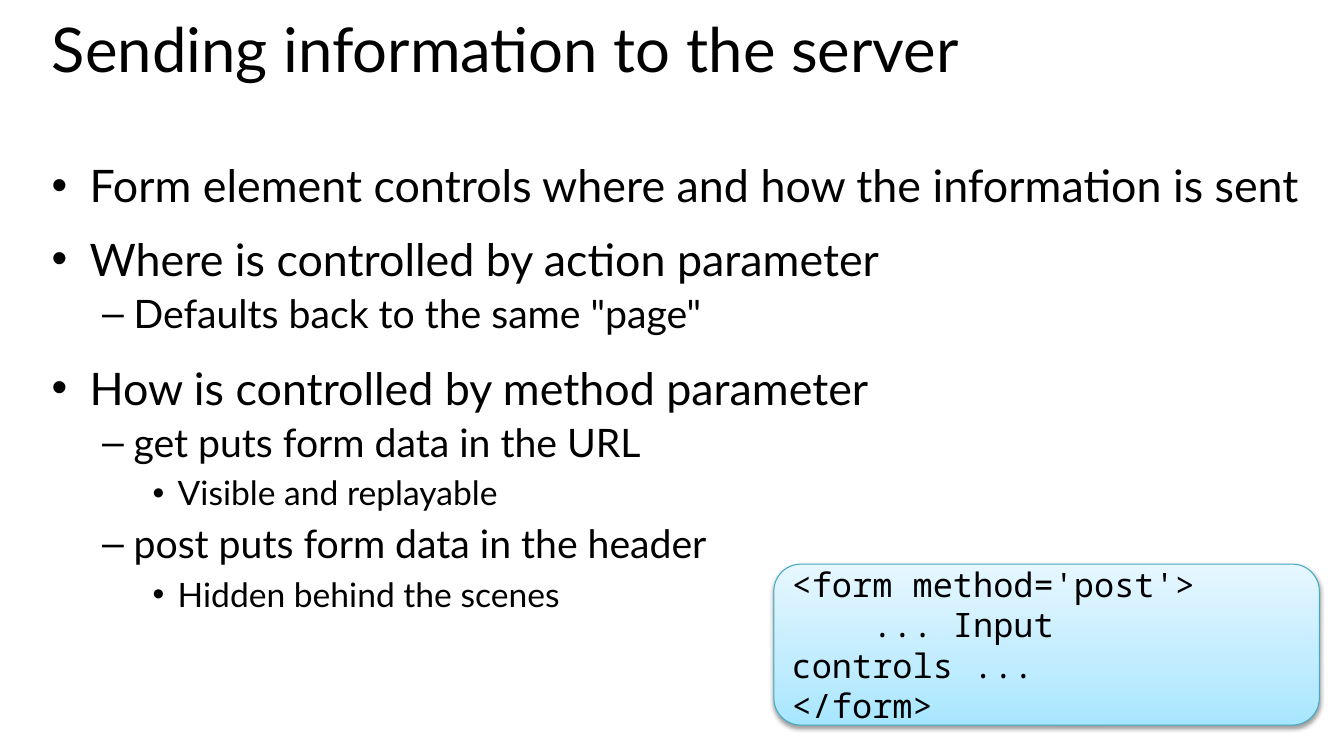
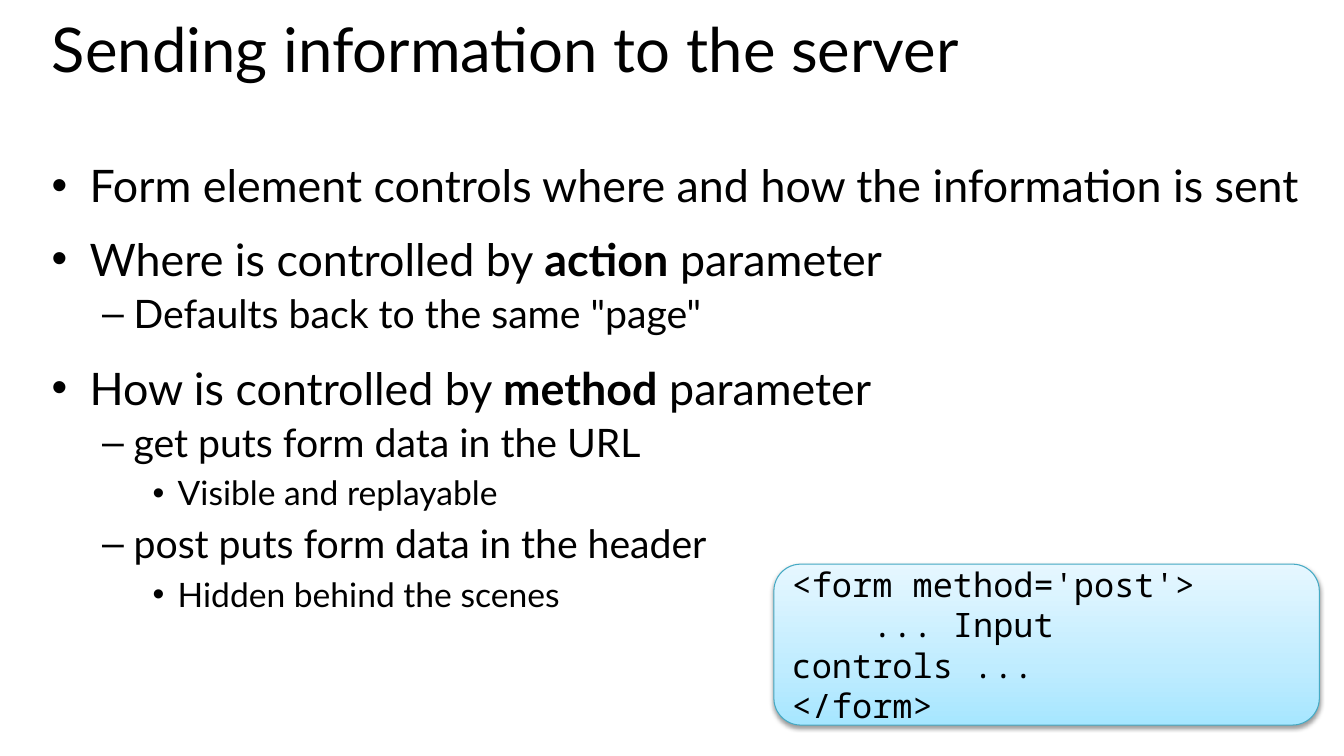
Before and after one commit to GeekTrainer/Flask, a slide deck: slide 17 of Slides/Module 3 - Creating an interface.pptx. Drawn at 1344x756 pixels with LibreOffice and Linux fonts; fonts in the diff are those of the drawing. Boxes give left, top, right and bottom in pixels: in the first picture for what was removed or moved away, otherwise in the second. Text is boxed around its words. In the diff, an @@ line names an element or a change of style, - is before the commit and + after.

```diff
--- a/Slides/Module 3 - Creating an interface.pptx
+++ b/Slides/Module 3 - Creating an interface.pptx
@@ text at [90,242,882,413]: bold on in "action", "method" @@
```
Also in this commit, not shown: 10 other files.
